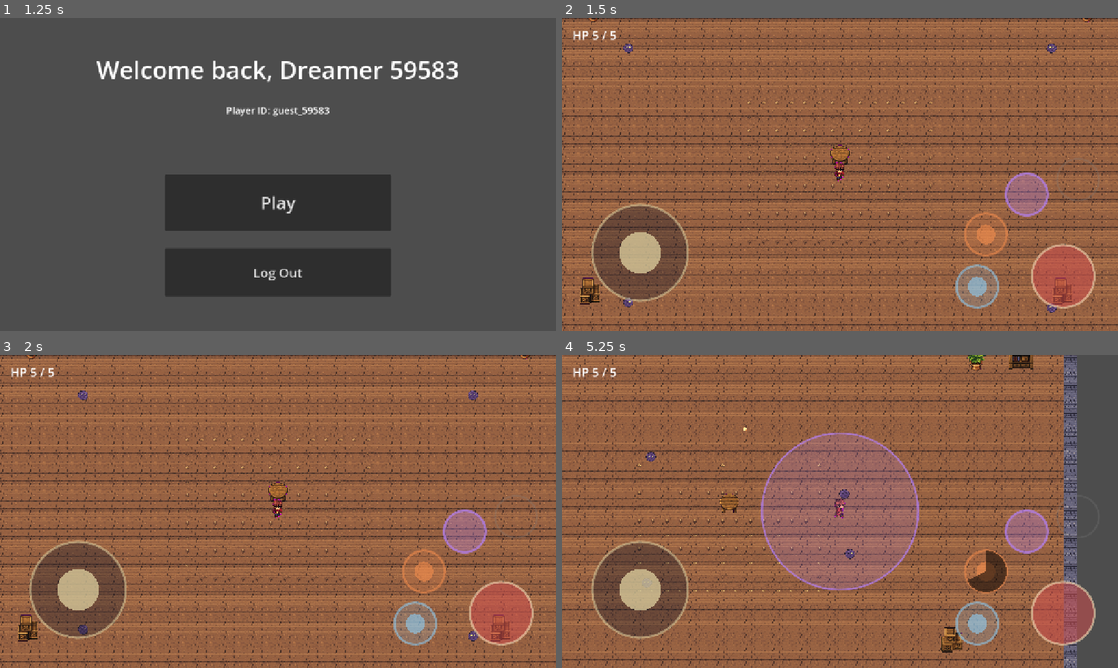
Above: before the commit, frames 1-4 (two rows, left to right).
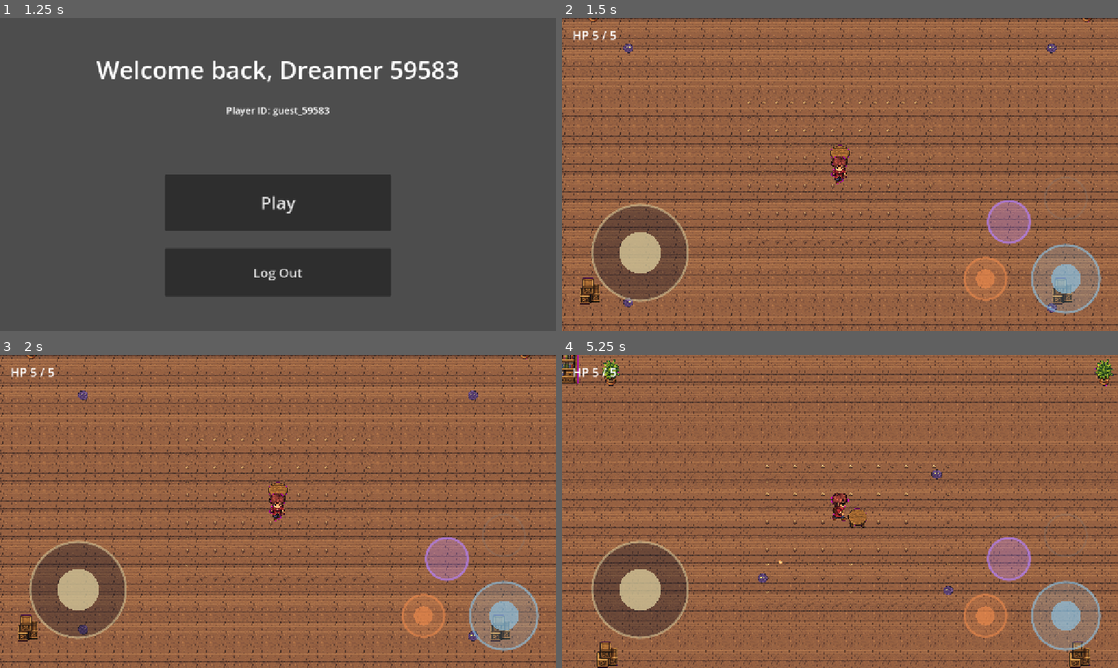
Above: after the commit, the same moments.

Repository: brian030128/godot_game
Game: Godot game, scene res://scenes/boot.tscn
Same seed, same stepped clock (60 frames per second), same inputs: the game is played once before the commit and once after it.
Inputs (mouse positions are in pixels of both pictures, inside the frame that each line leads up to):
- Up to frame 1 (1.25 s): click "Play as Guest" at 0.5 s
- Up to frame 2 (1.5 s): click "Play" at 1.25 s
- Up to frame 3 (2 s): no input
- Up to frame 4 (5.25 s): drag from (639, 589) to (645, 395) at 2.02 s; drag from (1062, 611) to (667, 420) at 2.77 s; move the mouse to (979, 624) at 3.52 s; hold D (move_right) 3.53-4.25 s; hold J (attack, bound only before the commit) 3.53-4.25 s; click (979, 624) at 3.67 s; drag from (984, 570) to (851, 455) at 4.27 s; drag from (1029, 530) to (639, 586) at 5.02 s

Frame 1 is identical in both runs. In frame 2, 5.3% of the frame differs, in the area x 48-97%, y 44-95%; in frame 3, 5.3%; in frame 4, 46%, in the area x 0-100%, y 0-100%.

Commit message:
Redesign combat: auto-attack, dedicated dash button, larger player
Remove the manual attack button and fire automatically at the nearest
enemy in range on a fixed cadence (attack_interval), staying idle when
no target is present. Promote dash from the skill arc into a larger
dedicated button in the bottom-right thumb spot, and rearrange the three
remaining skill buttons (Fireball, Nova, empty) into an even quarter-arc
around it. Scale up the player sprite and collision for mobile.

Delete the now-dead attack button scene/script and the unused "attack"
input action.

Co-Authored-By: Claude Opus 4.8 (1M context) <noreply@anthropic.com>

Diff:
--- a/actors/player/player.gd
+++ b/actors/player/player.gd
@@ -1,11 +1,16 @@
 extends CharacterBody2D
-## Top-down player. Moves in 8 directions via move_and_slide(), fires a ranged
-## auto-attack at the nearest enemy in range, and casts assigned skills.
+## Top-down player. Moves in 8 directions via move_and_slide(), automatically
+## fires a ranged attack at the nearest enemy in range on a fixed cadence, and
+## casts assigned skills.
 ##
 ## Movement comes from an injected virtual joystick (loose coupling, per
 ## best_practices/scene_organization.rst) OR keyboard (WASD/arrows) as a
-## desktop-testing fallback. The joystick and attack button references are
-## assigned by the parent scene rather than looked up by hard-coded path.
+## desktop-testing fallback. The joystick reference is assigned by the parent
+## scene rather than looked up by hard-coded path.
+##
+## The auto-attack needs no input: a timer fires a bullet at the nearest enemy
+## within attack_range every attack_interval seconds, and simply stays idle when
+## no enemy is in range.
 ##
 ## Skills (including dash) are data-driven Skill resources assigned via
 ## set_skills(). The player owns all runtime skill state — per-slot cooldowns and
@@ -18,6 +23,8 @@
 @export var max_health: int = 5
 ## Targeting range (px): bullets only fire at enemies within this distance.
 @export var attack_range: float = 320.0
+## Seconds between auto-attack shots.
+@export var attack_interval: float = 0.5
 ## Bullet scene instanced on each attack.
 @export var bullet_scene: PackedScene
 ## Seconds between walk-frame advances while moving.
@@ -31,14 +38,6 @@
 ## Optional joystick whose `output` vector drives movement. Assigned by the
 ## owning scene (e.g. main.gd). When null, only keyboard input applies.
 var joystick: Node = null
-## Optional on-screen attack button. Assigned by the owning scene; its `pressed`
-## signal is wired up on assignment (the parent's _ready runs after ours, so we
-## can't connect from our own _ready).
-var attack_button: Node = null:
-	set(value):
-		attack_button = value
-		if attack_button != null and not attack_button.pressed.is_connected(_on_attack):
-			attack_button.pressed.connect(_on_attack)
 
 ## Skills assigned to the player's slots (slot 0 is conventionally dash). Set via
 ## set_skills(); may contain nulls for empty slots.
@@ -53,6 +52,8 @@
 var _facing: Vector2 = Vector2.DOWN
 ## Remaining cooldown (sec) per skill slot; parallel to `skills`.
 var _cooldowns: Array[float] = []
+## Time (sec) until the next auto-attack shot is allowed.
+var _attack_timer: float = 0.0
 ## Active lunge (dash-like burst movement) state; ZERO/0 when not lunging.
 var _lunge_dir: Vector2 = Vector2.ZERO
 var _lunge_speed: float = 0.0
@@ -81,6 +82,14 @@
 	for i in _cooldowns.size():
 		if _cooldowns[i] > 0.0:
 			_cooldowns[i] = maxf(_cooldowns[i] - delta, 0.0)
+
+	# Auto-attack: count down and fire at the nearest in-range enemy. Ticked
+	# before the lunge early-return so the player keeps shooting while dashing.
+	# When no enemy is in range the shot is a no-op and the timer stays at 0, so
+	# the player fires the instant a target appears.
+	_attack_timer = maxf(_attack_timer - delta, 0.0)
+	if _attack_timer <= 0.0 and _fire_at_nearest():
+		_attack_timer = attack_interval
 
 	# While lunging (dash-like skills), ignore steering and slide along the lunge
 	# vector. Only the body drives its own movement.
@@ -177,12 +186,6 @@
 	_skill_indicator.hide_preview()
 
 
-func _unhandled_input(event: InputEvent) -> void:
-	# Desktop fallback: the on-screen button is the primary trigger on mobile.
-	if event.is_action_pressed("attack"):
-		_on_attack()
-
-
 func _update_animation(direction: Vector2, delta: float) -> void:
 	if direction != Vector2.ZERO:
 		if absf(direction.x) > absf(direction.y):
@@ -211,19 +214,21 @@
 		died.emit()
 
 
-func _on_attack() -> void:
+## Fire one bullet at the nearest in-range enemy. Returns true if a shot was
+## fired, false if dead, unarmed, or no enemy is in range (auto-attack stays
+## idle rather than giving "nothing to shoot" feedback).
+func _fire_at_nearest() -> bool:
 	if not _alive or bullet_scene == null:
-		return
+		return false
 	var target := _nearest_enemy_in_range()
 	if target == null:
-		# Nothing to shoot: flash the attack range as feedback instead of firing.
-		_range_indicator.flash(attack_range)
-		return
+		return false
 	var bullet := bullet_scene.instantiate()
 	bullet.global_position = global_position
 	bullet.direction = global_position.direction_to(target.global_position)
 	# Add to the world (sibling tree) so the bullet lives independent of the player.
 	get_parent().add_child(bullet)
+	return true
 
 
 func _nearest_enemy_in_range() -> Node2D:
--- a/actors/player/player.tscn
+++ b/actors/player/player.tscn
@@ -6,7 +6,7 @@
 [ext_resource type="Script" path="res://actors/player/skill_indicator.gd" id="4_skill_ind"]
 
 [sub_resource type="CircleShape2D" id="CircleShape2D_1"]
-radius = 11.0
+radius = 16.5
 
 [node name="Player" type="CharacterBody2D"]
 collision_layer = 2
@@ -14,14 +14,15 @@
 script = ExtResource("1_player")
 
 [node name="Sprite2D" type="Sprite2D" parent="."]
-position = Vector2(0, -7)
+position = Vector2(0, -10.5)
+scale = Vector2(1.5, 1.5)
 texture = ExtResource("2_char")
 hframes = 4
 vframes = 4
 texture_filter = 1
 
 [node name="CollisionShape2D" type="CollisionShape2D" parent="."]
-position = Vector2(0, 6)
+position = Vector2(0, 9)
 shape = SubResource("CircleShape2D_1")
 
 [node name="RangeIndicator" type="Node2D" parent="."]
--- a/project.godot
+++ b/project.godot
@@ -61,11 +61,6 @@
 "events": [Object(InputEventKey,"resource_local_to_scene":false,"resource_name":"","device":-1,"window_id":0,"alt_press …(190 unchanged characters)…
 ]
 }
-attack={
-"deadzone": 0.5,
-"events": [Object(InputEventKey,"resource_local_to_scene":false,"resource_name":"","device":-1,"window_id":0,"alt_pressed":false,"shift_pressed":false,"ctrl_pressed":false,"meta_pressed":false,"pressed":false,"keycode":0,"physical_keycode":74,"key_label":0,"unicode":0,"location":0,"echo":false,"script":null)
-]
-}
 
 [input_devices]
 
--- a/scenes/main.gd
+++ b/scenes/main.gd
@@ -1,15 +1,17 @@
 extends Node2D
-## Root of the playable prototype. Wires the joystick, attack button, and skill
-## buttons to the player (dependency injection), assigns the player's skills,
-## points the camera at the player, and spawns the initial wave of mobs.
+## Root of the playable prototype. Wires the joystick and skill buttons to the
+## player (dependency injection), assigns the player's skills, points the camera
+## at the player, and spawns the initial wave of mobs. The player auto-attacks,
+## so there is no attack button to wire.
 
 ## Mob scene spawned at game start.
 @export var mob_scene: PackedScene = preload("res://actors/mob/mob.tscn")
 ## Bullet scene injected into the player for its ranged weapon.
 @export var bullet_scene: PackedScene = preload("res://actors/bullet/bullet.tscn")
 
-## Skills assigned to the player's slots, in button order (slot 0 = dash). A null
-## entry leaves that button empty/inert. The 4th slot is reserved for later.
+## Skills assigned to the player's slots, in button order (slot 0 = dash, shown
+## as the large dedicated dash button). A null entry leaves that button
+## empty/inert. The 4th slot is reserved for later.
 const SKILLS: Array[Resource] = [
 	preload("res://skills/data/dash.tres"),
 	preload("res://skills/data/fireball.tres"),
@@ -29,7 +31,6 @@
 
 @onready var player: CharacterBody2D = $Player
 @onready var joystick: Control = $UI/VirtualJoystick
-@onready var attack_button: Control = $UI/AttackButton
 @onready var skill_buttons: Array[Node] = [
 	$UI/SkillButton1, $UI/SkillButton2, $UI/SkillButton3, $UI/SkillButton4,
 ]
@@ -40,7 +41,6 @@
 	# Inject dependencies rather than having the player reach out and find them
 	# (keeps the player scene reusable in other contexts).
 	player.joystick = joystick
-	player.attack_button = attack_button
 	player.bullet_scene = bullet_scene
 	player.set_skills(SKILLS)
 	# Bind each skill button to its slot and route casts back to the player.
--- a/scenes/main.tscn
+++ b/scenes/main.tscn
@@ -4,7 +4,6 @@
 [ext_resource type="PackedScene" path="res://scenes/room.tscn" id="2_room"]
 [ext_resource type="PackedScene" path="res://actors/player/player.tscn" id="3_player"]
 [ext_resource type="PackedScene" path="res://ui/joystick/virtual_joystick.tscn" id="4_joystick"]
-[ext_resource type="PackedScene" path="res://ui/attack_button/attack_button.tscn" id="5_attack"]
 [ext_resource type="PackedScene" path="res://ui/skill_button/skill_button.tscn" id="6_skill"]
 
 [node name="Main" type="Node2D" unique_id=521072100]
@@ -22,36 +21,41 @@
 [node name="VirtualJoystick" parent="UI" unique_id=74539480 instance=ExtResource("4_joystick")]
 layout_mode = 3
 
-[node name="AttackButton" parent="UI" unique_id=1640165395 instance=ExtResource("5_attack")]
-layout_mode = 3
-
 [node name="SkillButton1" parent="UI" instance=ExtResource("6_skill")]
 layout_mode = 3
-offset_left = -372.0
-offset_top = -150.0
-offset_right = -276.0
-offset_bottom = -54.0
+anchors_preset = -1
+anchor_left = 1.0
+anchor_top = 1.0
+anchor_right = 1.0
+anchor_bottom = 1.0
+offset_left = -210.0
+offset_top = -210.0
+offset_right = -30.0
+offset_bottom = -30.0
+max_radius = 64.0
+base_radius = 78.0
+knob_radius = 34.0
 
 [node name="SkillButton2" parent="UI" instance=ExtResource("6_skill")]
 layout_mode = 3
-offset_left = -352.0
-offset_top = -270.0
-offset_right = -256.0
-offset_bottom = -174.0
+offset_left = -353.0
+offset_top = -168.0
+offset_right = -257.0
+offset_bottom = -72.0
 
 [node name="SkillButton3" parent="UI" instance=ExtResource("6_skill")]
 layout_mode = 3
-offset_left = -258.0
-offset_top = -362.0
-offset_right = -162.0
-offset_bottom = -266.0
+offset_left = -299.0
+offset_top = -299.0
+offset_right = -203.0
+offset_bottom = -203.0
 
 [node name="SkillButton4" parent="UI" instance=ExtResource("6_skill")]
 layout_mode = 3
-offset_left = -140.0
-offset_top = -396.0
-offset_right = -44.0
-offset_bottom = -300.0
+offset_left = -168.0
+offset_top = -353.0
+offset_right = -72.0
+offset_bottom = -257.0
 
 [node name="HealthLabel" type="Label" parent="UI" unique_id=965300780]
 offset_left = 24.0
--- a/ui/attack_button/attack_button.gd
+++ /dev/null
@@ -1,47 +0,0 @@
-extends Control
-## On-screen fire button for touch. Emits `pressed` on each tap (tap-to-fire-one).
-##
-## Drawn via _draw() in the same ring+knob style as the virtual joystick for
-## visual consistency. Touch emulation from mouse (project setting) lets this
-## work with the mouse on desktop too. Keyboard "attack" is handled by the
-## player as a separate desktop fallback.
-
-## Emitted once per press (a fresh finger landing on the button).
-signal pressed
-
-## Visual radius of the button (px).
-@export var radius: float = 90.0
-
-var _touch_index: int = -1          # which finger is holding the button (-1 = none)
-var _center: Vector2 = Vector2.ZERO
-
-
-func _ready() -> void:
-	_recenter()
-	resized.connect(_recenter)
-
-
-func _recenter() -> void:
-	_center = size * 0.5
-	queue_redraw()
-
-
-func _gui_input(event: InputEvent) -> void:
-	if event is InputEventScreenTouch:
-		if event.pressed and _touch_index == -1:
-			_touch_index = event.index
-			pressed.emit()
-			queue_redraw()
-			accept_event()
-		elif not event.pressed and event.index == _touch_index:
-			_touch_index = -1
-			queue_redraw()
-			accept_event()
-
-
-func _draw() -> void:
-	var held := _touch_index != -1
-	# Filled body — brighten while held for tactile feedback.
-	var fill := Color(0.85, 0.45, 0.45, 0.75) if held else Color(0.8, 0.3, 0.3, 0.55)
-	draw_circle(_center, radius, fill)
-	draw_arc(_center, radius, 0.0, TAU, 48, Color(0.95, 0.85, 0.7, 0.6), 4.0, true)
--- a/ui/attack_button/attack_button.tscn
+++ /dev/null
@@ -1,16 +0,0 @@
-[gd_scene load_steps=2 format=3]
-
-[ext_resource type="Script" path="res://ui/attack_button/attack_button.gd" id="1_attack"]
-
-[node name="AttackButton" type="Control"]
-anchors_preset = -1
-anchor_left = 1.0
-anchor_top = 1.0
-anchor_right = 1.0
-anchor_bottom = 1.0
-offset_left = -222.0
-offset_top = -222.0
-offset_right = -30.0
-offset_bottom = -30.0
-script = ExtResource("1_attack")
-radius = 72.0
Not shown, removed: ui/attack_button/attack_button.gd.uid
Not shown, changed: docs/game/skill_casting.md
